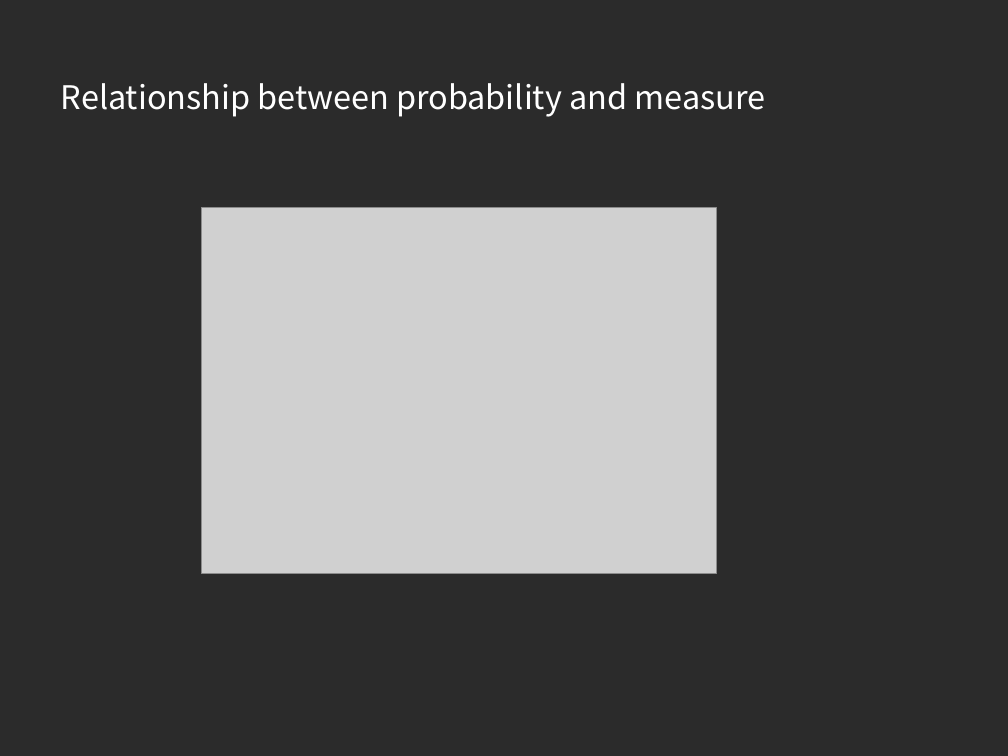
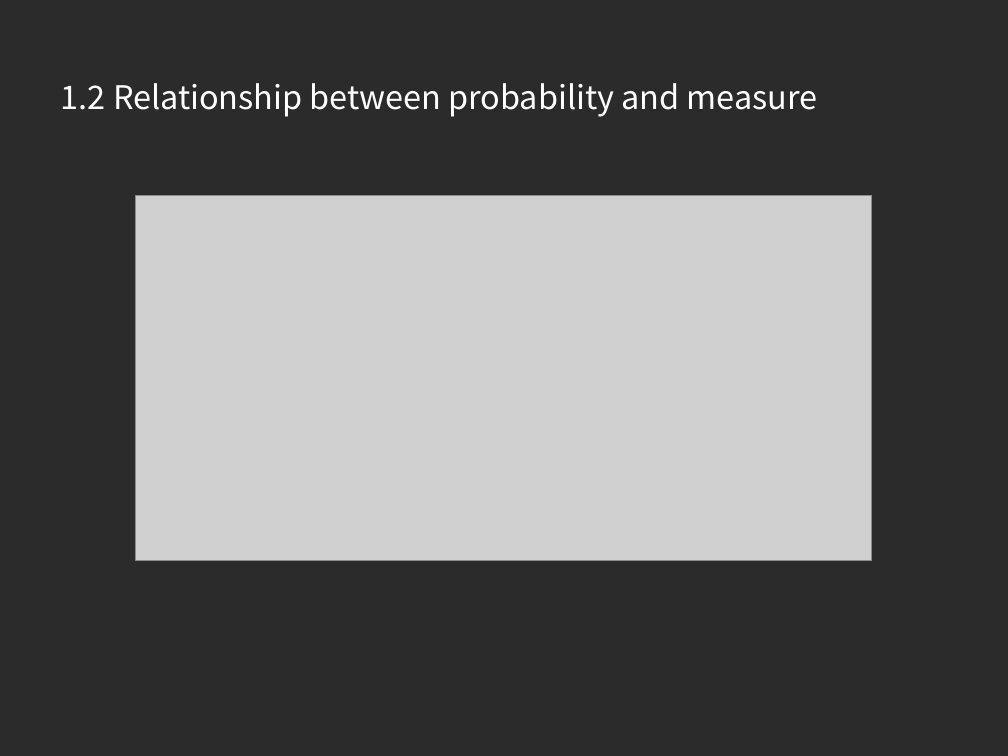
Before and after one commit to xuqinkun/Report, a slide deck: slide 5 of 深度学习-3.12-3.14.pptx. Drawn at 1008x756 pixels with LibreOffice and Linux fonts; fonts in the diff are those of the drawing; grey boxes stand for pictures; background and template pictures are left out; a plain dark background stands for a picture behind light text. Boxes give left, top, right and bottom in pixels: in the first picture for what was removed or moved away, otherwise in the second. Text is boxed around its words. In the diff, an @@ line names an element or a change of style, - is before the commit and + after.

```diff
--- a/深度学习-3.12-3.14.pptx
+++ b/深度学习-3.12-3.14.pptx
@@ title at (61,83,818,117): text changed @@
-Relationship between probability and measure
+1.2 Relationship between probability and measure
@@ picture: place and size @@
-picture at (202,208,717,573)
+picture at (136,196,872,560)
```
Also in this commit, not shown: 3 other slides changed, 10 slides added.
